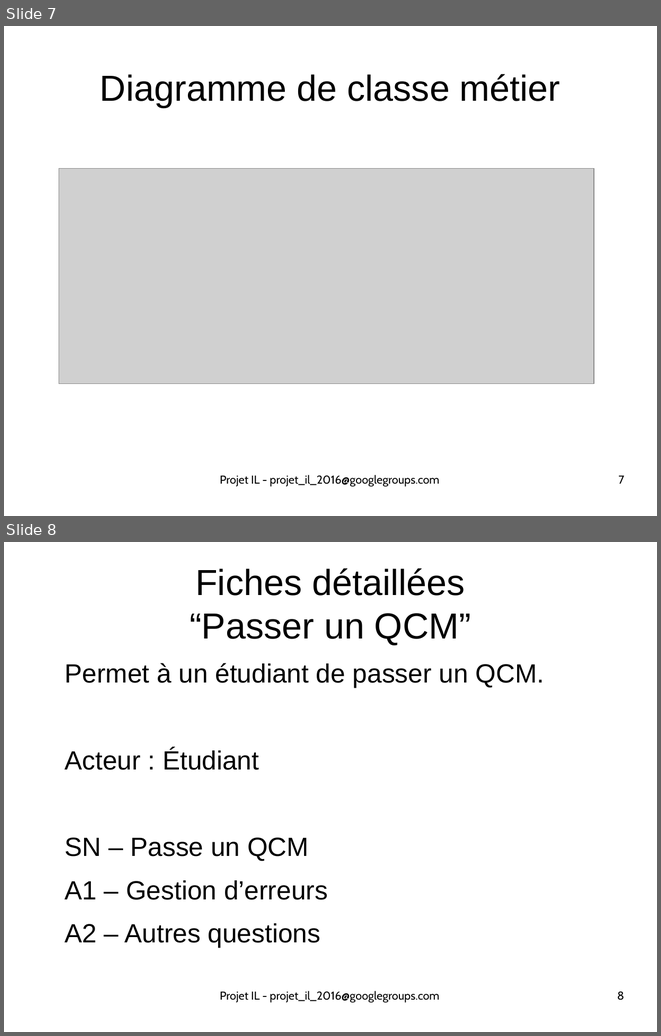
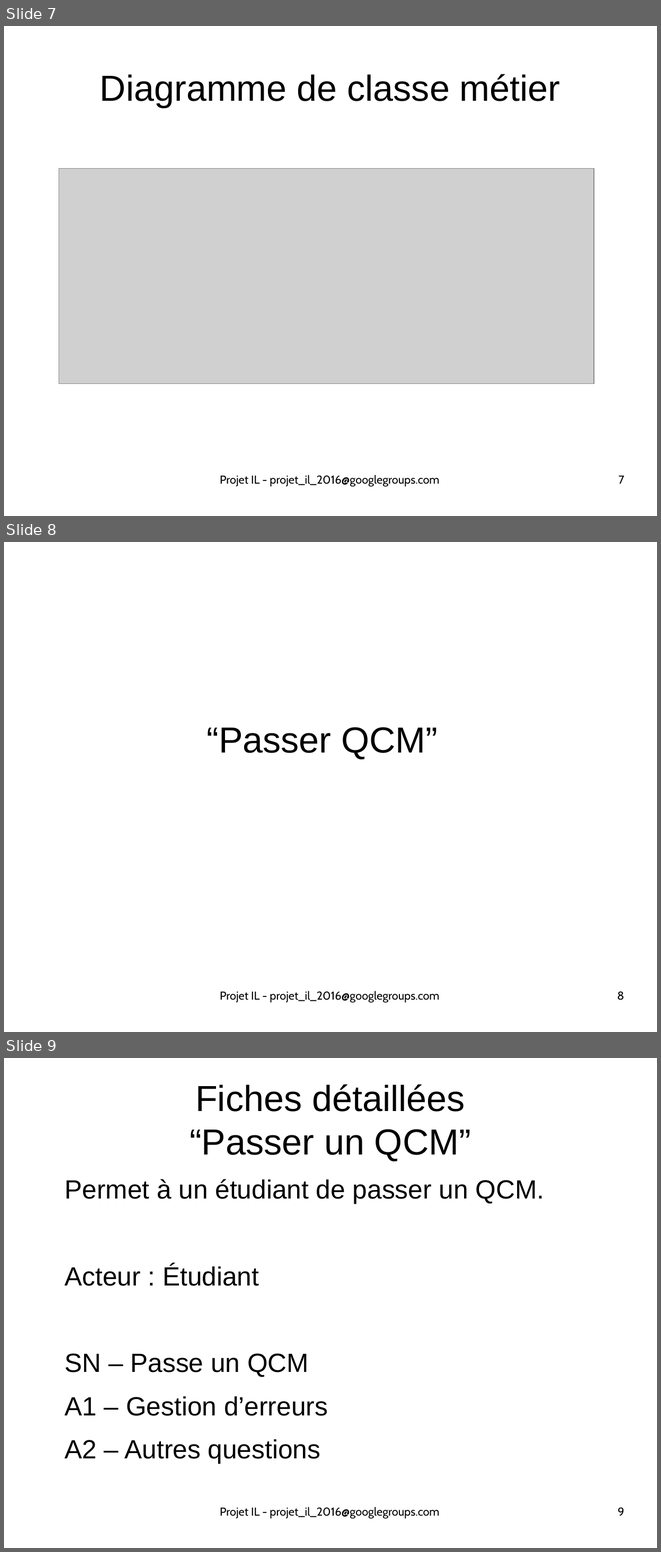
Before and after one commit to ScreachFr/ecours_DMCSBG, a slide deck: vrac/all/pres1_17102016.odp. Shown one above the other, each under a label of ours: slides 7 and 8 before the commit, slides 7, 8 and 9 after it. The pictures are 661x1036 and 661x1552 pixels, drawn with LibreOffice and Linux fonts; fonts in the diff are those of the drawing; grey boxes stand for pictures. Boxes give left, top, right and bottom in pixels: in the first picture for what was removed or moved away, otherwise in the second. Text is boxed around its words. In the diff, an @@ line names an element or a change of style, - is before the commit and + after.

```diff
--- a/vrac/all/pres1_17102016.odp
+++ b/vrac/all/pres1_17102016.odp
@@ slide 8 added at <box>4,542,657,1032</box>, background #FFFFFF @@
@@ title added at <box>206,727,438,759</box>, 44 pt, text #000000 @@
+“Passer QCM”
@@ text added at <box>220,990,439,1003</box>, 14 pt, text #000000 @@
+Projet IL - projet_il_2016@googlegroups.com
@@ page number added at <box>617,991,624,1000</box>, 14 pt, text #000000 @@
+8
@@ what was slide 8 is now slide 9 @@
@@ page number at <box>618,1507,624,1515</box>: text changed @@
-8
+9
```
Also in this commit, not shown: 2 slides changed, 1 other slide added, 2 other files.
